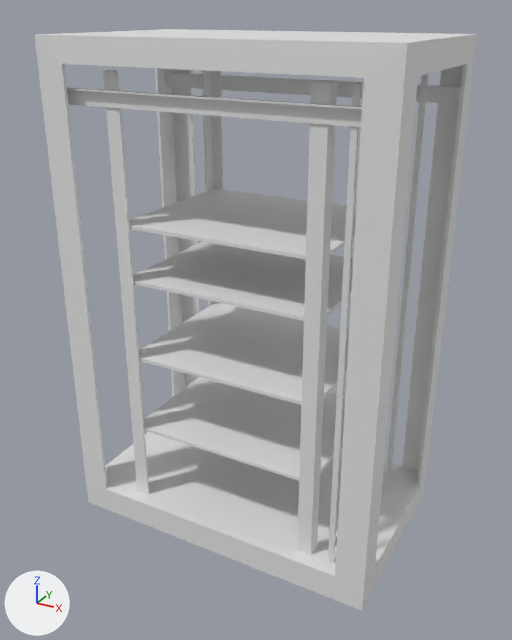
One commit to the FBX model Models/Large Objects/Server_LP.fbx: the scene before it, then after it.
Rendered twice from a 50 mm camera at (11.7, -21.4, 18.8) aimed at (0.1, -0.3, 8.3). Lighting does not change. The marker at lower left points along +X, +Y and +Z. Where no turn or scale is listed for an object, it has been applied to the vertices.
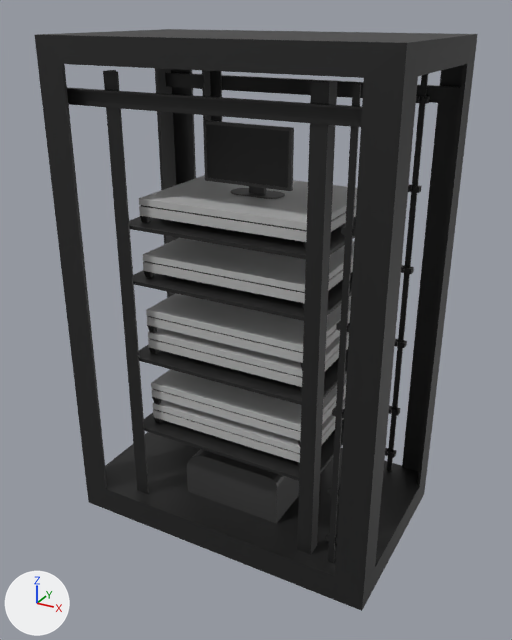
Changed parts and their boxes (x1, y1, x2, y2) in the pictures (512 x 640 px):
'Plane.013', deleted: before (103, 70, 337, 555)
'Plane.009', deleted: before (139, 302, 349, 405)
'Plane.010', deleted: before (144, 377, 345, 481)
'Plane.008', deleted: before (133, 242, 353, 321)
'Plane.007', deleted: before (129, 188, 356, 259)
'Plane.012', deleted: before (67, 72, 461, 127)
'ServerBox.005', added: after (139, 175, 357, 249)
'ServerBox.004', added: after (143, 238, 354, 310)
'ServerBox.003', added: after (146, 293, 351, 370)
'Monitor', added (black): after (203, 120, 294, 199)
'Plane.011', deleted: before (328, 74, 428, 563)
'ServerBox.001', added: after (151, 369, 347, 446)
'ServerPowerBox', added (black): after (187, 449, 299, 523)
'ServerBox.002', added: after (148, 328, 349, 393)
'ServerBox', added: after (153, 399, 345, 468)
part 1 of me_cube_003, added (black): after (328, 83, 361, 563)
part 2 of me_cube_003, added (black): after (387, 74, 428, 471)
part 3 of me_cube_003, added (black): after (144, 413, 344, 481)
part 4 of me_cube_003, added (black): after (139, 345, 348, 405)
part 5 of me_cube_003, added (black): after (133, 270, 353, 321)
part 6 of me_cube_003, added (black): after (129, 216, 356, 259)
part 7 of me_cube_003, added (black): after (67, 70, 461, 555)
part 8 of me_cube_003, recoloured (grey to black): (34, 29, 478, 611) in both

Patch to the scene script:
```diff
--- a/Models/Large Objects/Server_LP.fbx.py
+++ b/Models/Large Objects/Server_LP.fbx.py
@@ me_cube_003 @@
-me_cube_003.from_pydata(...)  # 56 vertices, 58 faces; spans x -6.1..6.1, y -3.7..3.7, z 0.0..18.0
+me_cube_003.from_pydata(...)  # 484 vertices, 438 faces; spans x -6.1..6.1, y -3.7..3.7, z 0.0..18.0
+# me_cube_003 part 1: a new loose piece, a box spanning x 4.5..4.7, y -3.103..-3.028, z 1.0..17.0, in mat_blackmaterial (black #1b1b1b)
+# me_cube_003 part 2: a new loose piece, a box spanning x 4.5..4.7, y 3.028..3.103, z 1.0..17.0, in mat_blackmaterial (black #1b1b1b)
+# me_cube_003 part 3: a new loose piece, a box spanning x -3.72..3.72, y -3.0..3.0, z 3.94..4.06, in mat_blackmaterial (black #1b1b1b)
+# me_cube_003 part 4: a new loose piece, a box spanning x -3.72..3.72, y -3.0..3.0, z 6.94..7.06, in mat_blackmaterial (black #1b1b1b)
+# me_cube_003 part 5: a new loose piece, a box spanning x -3.72..3.72, y -3.0..3.0, z 9.94..10.06, in mat_blackmaterial (black #1b1b1b)
+# me_cube_003 part 6: a new loose piece, a box spanning x -3.72..3.72, y -3.0..3.0, z 11.94..12.06, in mat_blackmaterial (black #1b1b1b)
+# me_cube_003 part 7: 380 vertices added at x -5.9..5.9, y -3.3..3.3, z 1.0..17.0
+# me_cube_003 part 8: 58 faces spanning x -6.1..6.1, y -3.7..3.7, z 0.0..18.0 switch from no material to mat_blackmaterial (black #1b1b1b)
@@ ob_plane_007 @@
-ob_plane_007 = bpy.data.objects.new('Plane.007', me_plane_014)
@@ ob_plane_008 @@
-ob_plane_008 = bpy.data.objects.new('Plane.008', me_plane_015)
@@ ob_plane_011 @@
-ob_plane_011 = bpy.data.objects.new('Plane.011', me_plane_018)
@@ ob_plane_009 @@
-ob_plane_009 = bpy.data.objects.new('Plane.009', me_plane_016)
@@ ob_plane_012 @@
-ob_plane_012 = bpy.data.objects.new('Plane.012', me_plane_019)
@@ ob_plane_010 @@
-ob_plane_010 = bpy.data.objects.new('Plane.010', me_plane_017)
@@ ob_plane_013 @@
-ob_plane_013 = bpy.data.objects.new('Plane.013', me_plane_020)
@@ ob_serverpowerbox @@
+ob_serverpowerbox = bpy.data.objects.new('ServerPowerBox', me_cube_003_1)  # 24 vertices, 14 faces; spans x -2.0..2.0, y -1.0..1.0, z -1.0..1.0; in mat_graymaterial (black #3c3c3c)
+ob_serverpowerbox.location = (0.0, -1.2, 2.0)
@@ ob_serverbox_003 @@
+ob_serverbox_003 = bpy.data.objects.new('ServerBox.003', me_cube_008)  # 58 vertices, 38 faces; spans x -3.25..3.25, y -2.5..2.5, z -0.54..0.36; in mat_silvermaterial (grey #bababa), mat_blackmaterial (black #1b1b1b)
+ob_serverbox_003.location = (0.0, 0.0, 8.44)
@@ ob_serverbox_004 @@
+ob_serverbox_004 = bpy.data.objects.new('ServerBox.004', me_cube_008.copy())
+ob_serverbox_004.location = (0.0, 0.0, 10.54)
@@ ob_monitor @@
+ob_monitor = bpy.data.objects.new('Monitor', me_cube_005)  # 271 vertices, 229 faces; spans x -1.65..1.65, y -0.02..1.25, z -1.43..1.0; in mat_desktopbasematerial (black #3d3d3d), mat_desktopscreenmaterial (black #151515)
+ob_monitor.location = (0.0, -0.8, 14.35)
@@ ob_serverbox_001 @@
+ob_serverbox_001 = bpy.data.objects.new('ServerBox.001', me_cube_008.copy())
+ob_serverbox_001.location = (0.0, 0.0, 5.44)
@@ ob_serverbox_005 @@
+ob_serverbox_005 = bpy.data.objects.new('ServerBox.005', me_cube_008.copy())
+ob_serverbox_005.location = (0.0, 0.0, 12.54)
@@ ob_serverbox_002 @@
+ob_serverbox_002 = bpy.data.objects.new('ServerBox.002', me_cube_008.copy())
+ob_serverbox_002.location = (0.0, 0.0, 7.54)
@@ ob_serverbox @@
+ob_serverbox = bpy.data.objects.new('ServerBox', me_cube_008.copy())
+ob_serverbox.location = (0.0, 0.0, 4.54)
```
